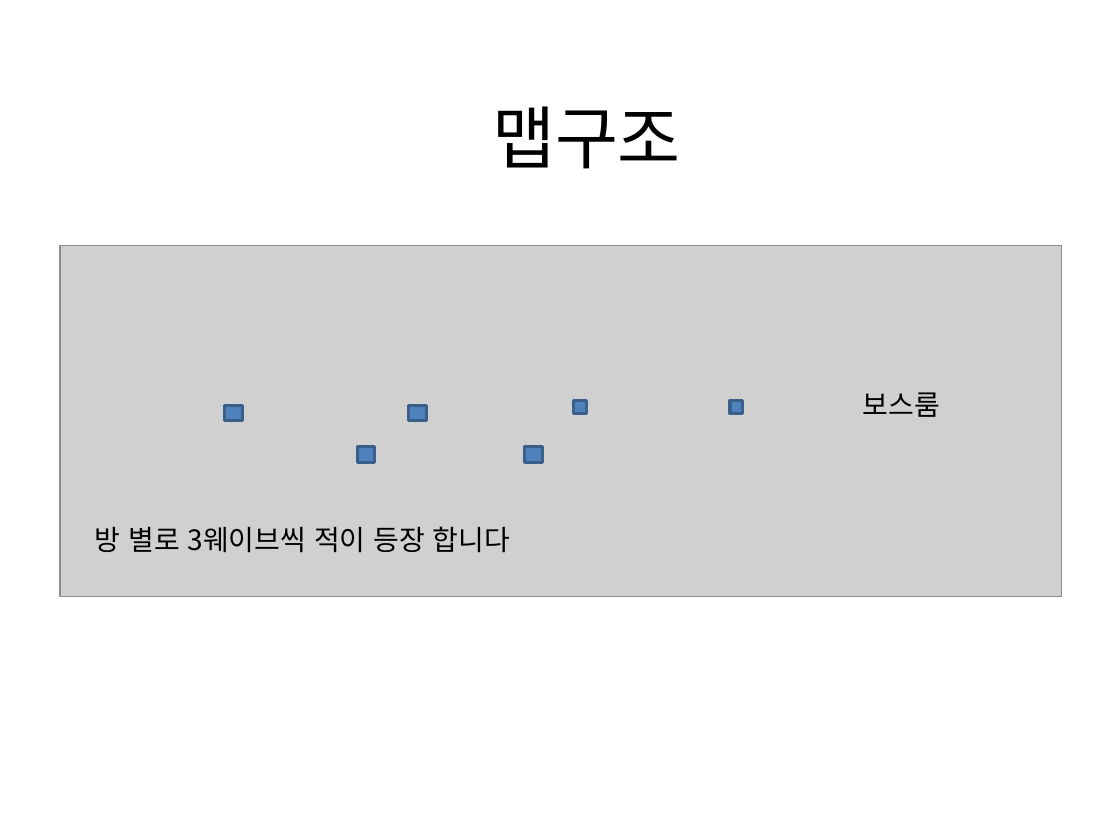
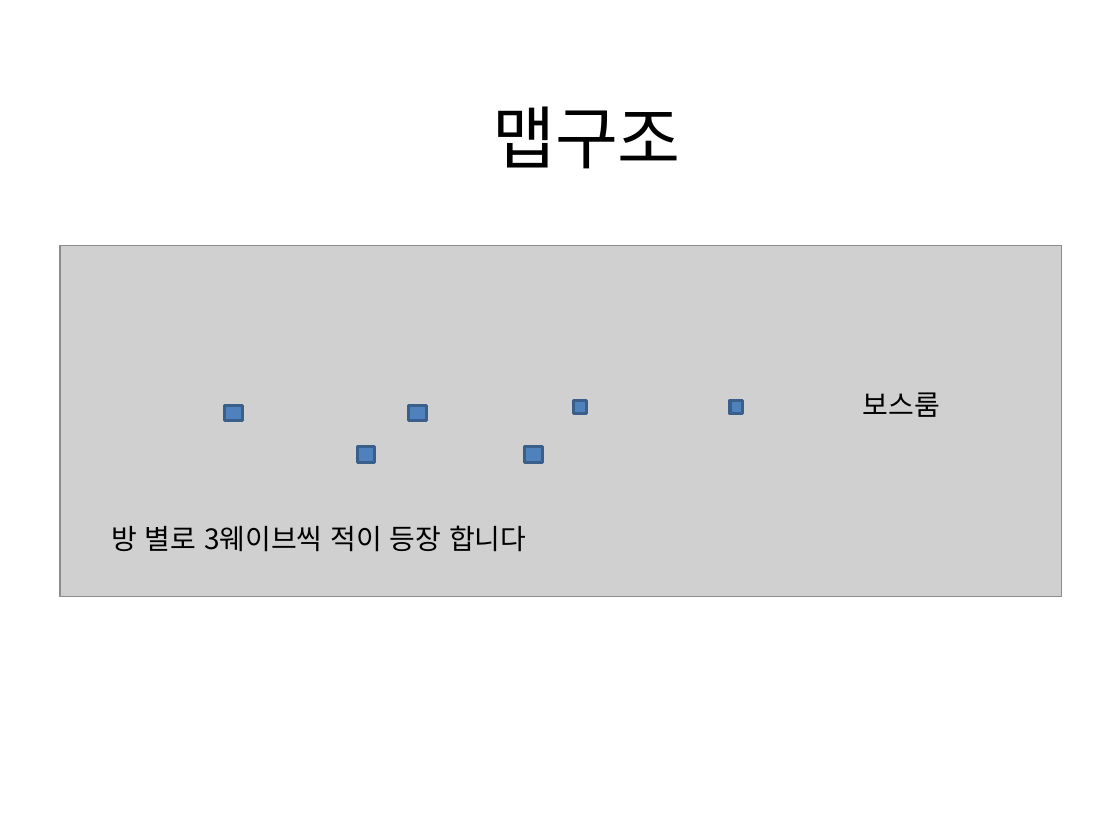
Before and after one commit to gkdlgndpdu/EscapeJail, a slide deck: slide 2 of EscapeJail/Assets/기획/스테이지1기획.pptx. Drawn at 1120x840 pixels with LibreOffice and Linux fonts; fonts in the diff are those of the drawing; grey boxes stand for pictures. Boxes give left, top, right and bottom in pixels: in the first picture for what was removed or moved away, otherwise in the second. Text is boxed around its words. In the diff, an @@ line names an element or a change of style, - is before the commit and + after.

```diff
--- a/EscapeJail/Assets/기획/스테이지1기획.pptx
+++ b/EscapeJail/Assets/기획/스테이지1기획.pptx
@@ text "방 별로 3웨이브씩 적이 등장 ...": place and size @@
-text "방 별로 3웨이브씩 적이 등장 ..." at box(95, 526, 510, 553)
+text "방 별로 3웨이브씩 적이 등장 ..." at box(111, 525, 526, 552)
```
Also in this commit, not shown: 1 slide added, 1 slide removed, 24 other files.
